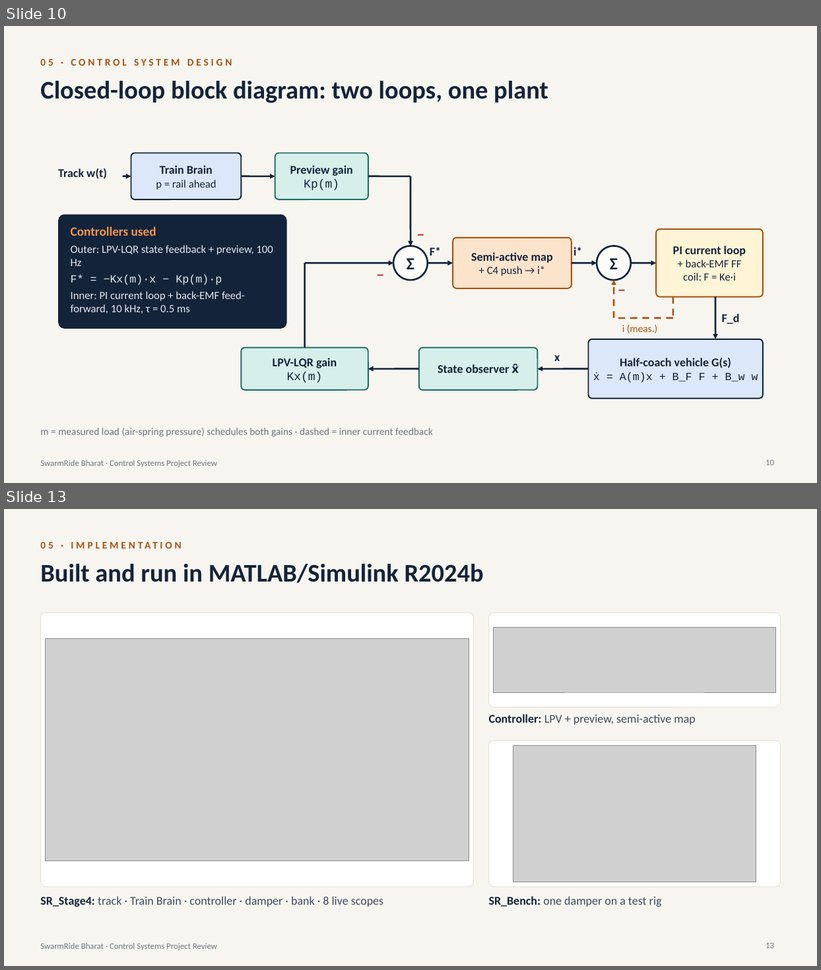
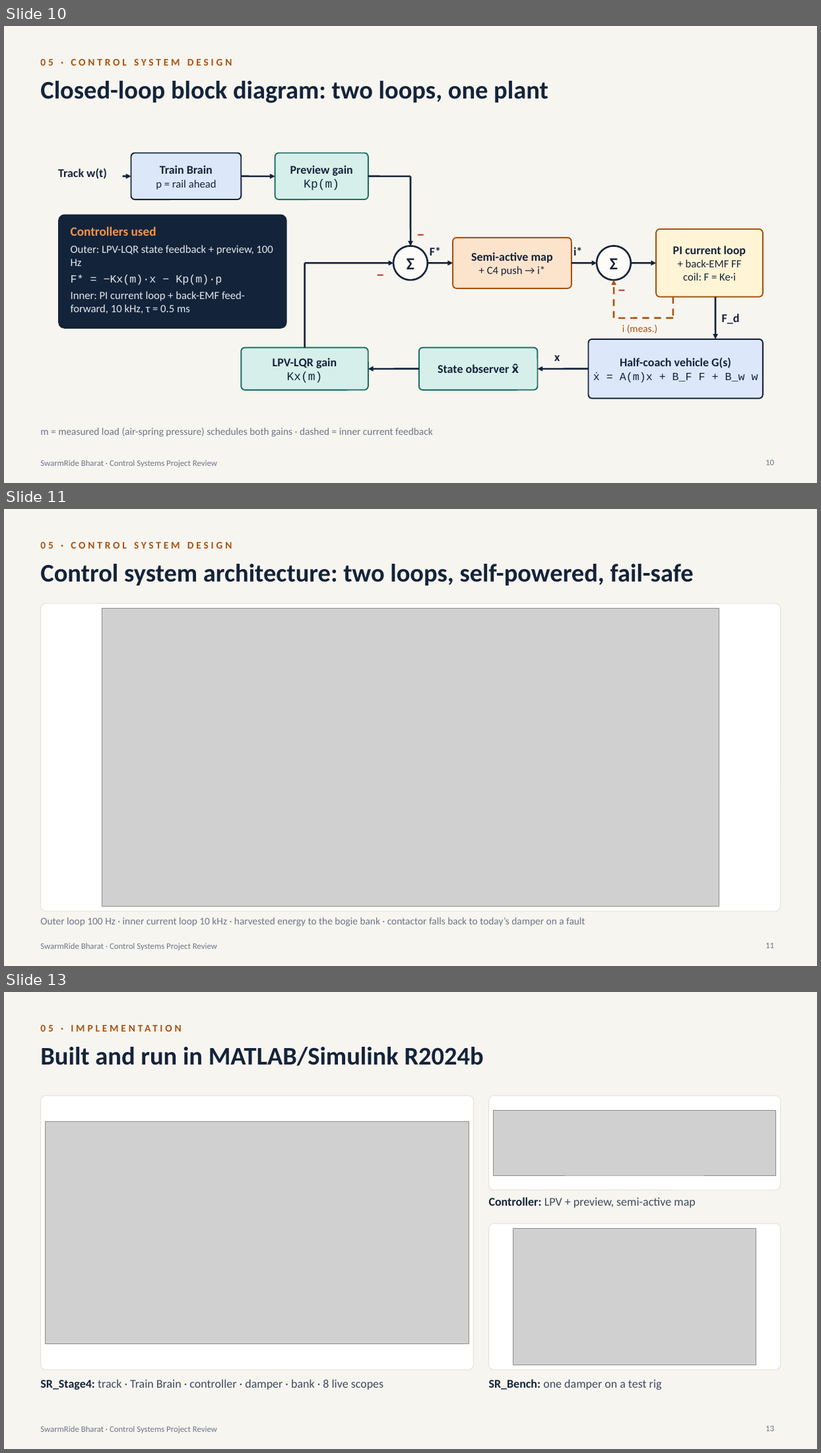
Before and after one commit to Sangeeth0301/SwarmRide-Bharat, a slide deck: presentation/SwarmRide_Bharat_Project_Review.pptx. Shown one above the other, each under a label of ours: slides 10 and 13 before the commit, slides 10, 11 and 13 after it; the slides between them are not shown. The pictures are 821x970 and 821x1453 pixels, drawn with LibreOffice and Linux fonts; fonts in the diff are those of the drawing; grey boxes stand for pictures. Boxes give left, top, right and bottom in pixels: in the first picture for what was removed or moved away, otherwise in the second. Text is boxed around its words. In the diff, an @@ line names an element or a change of style, - is before the commit and + after.

Commit message:
docs(presentation): rebuild the project review deck
24 slides, rebuilt with presentation/build after the slide 11, 12, 20 and 21 fixes.

```diff
--- a/presentation/SwarmRide_Bharat_Project_Review.pptx
+++ b/presentation/SwarmRide_Bharat_Project_Review.pptx
@@ slide 11 added at [4,509,817,966], background #F7F5F0; not listed: 1 template element that a slide beside it also shows @@
@@ text added at [40,542,232,549], 12 pt, text #A8520F, bold @@
+05 · CONTROL SYSTEM DESIGN
@@ title added at [40,564,694,586], 30 pt, text #13233A, bold @@
+Control system architecture: two loops, self-powered, fail-safe
@@ rounded rectangle added at [40,603,781,912], fill #FFFFFF, outline #E3E0D6 0.75 pt @@
@@ picture added at [102,609,719,907] @@
@@ text added at [40,918,585,927], 12 pt, text #6B7686 @@
+Outer loop 100 Hz · inner current loop 10 kHz · harvested energy to the bogie bank · contactor falls back to today’s damper on a fault
@@ page number added at [766,943,774,949], 10 pt, text #6B7686 @@
+11
```
Also in this commit, not shown: 1 slide changed, 1 slide removed.
